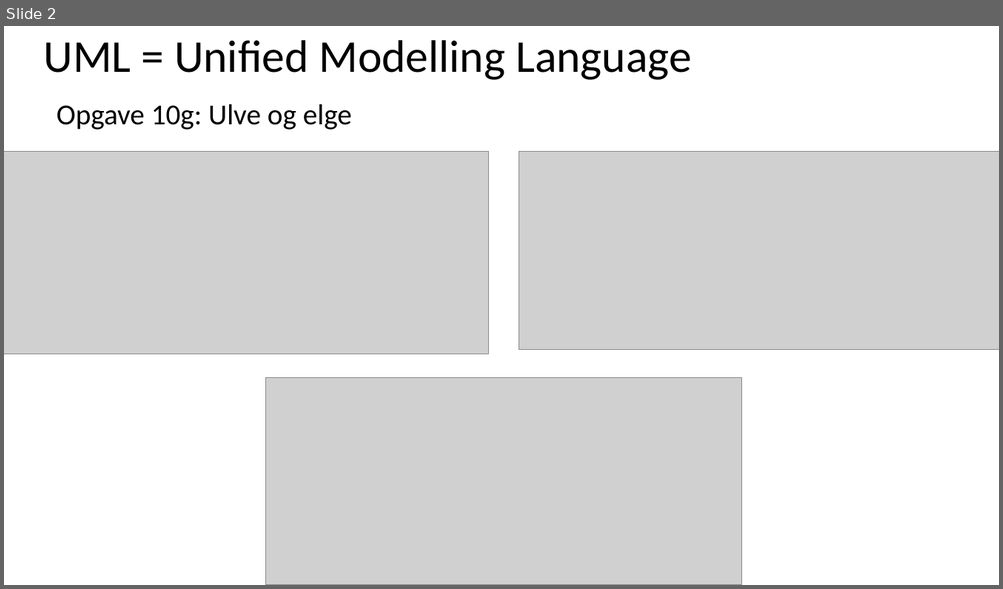
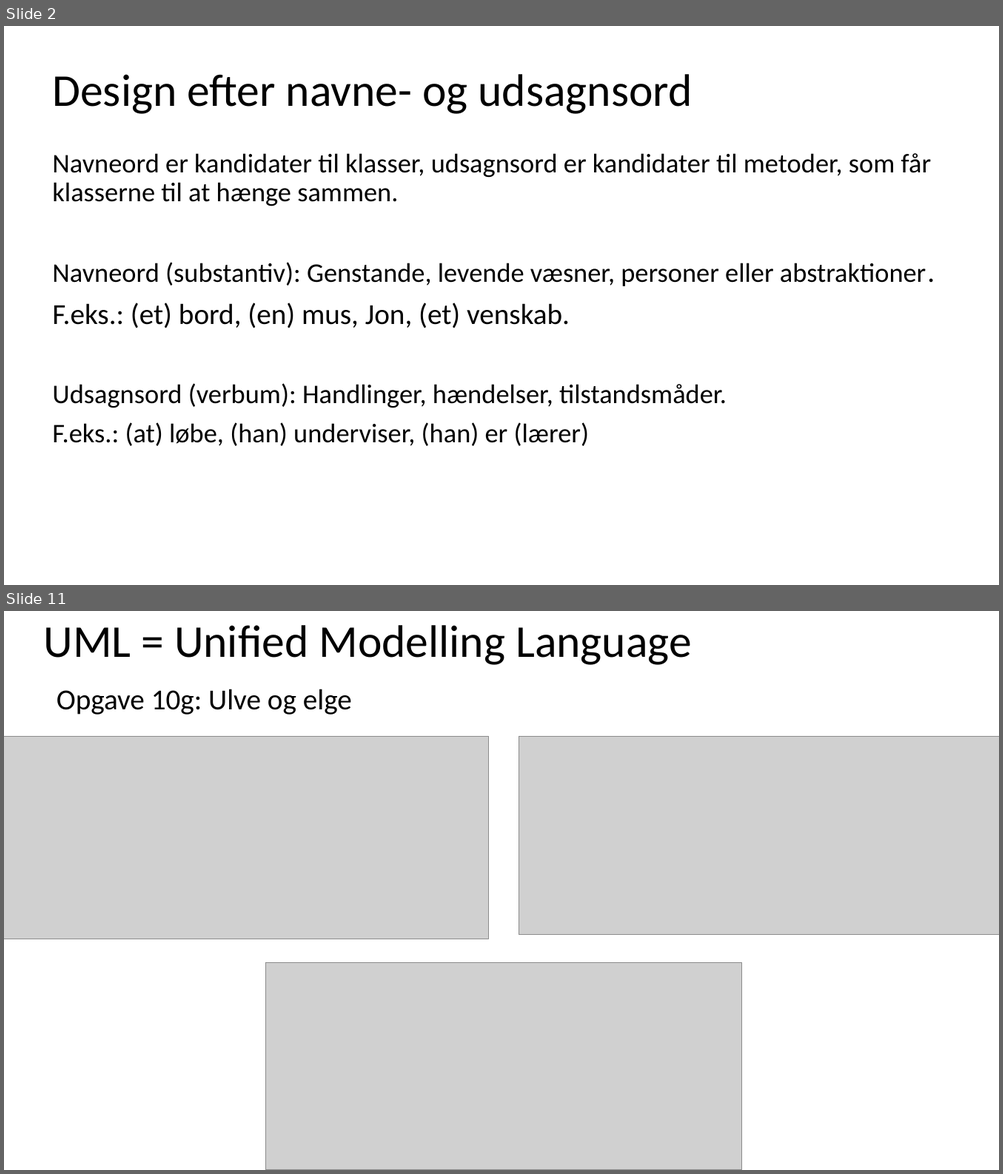
Before and after one commit to fisterloegsovs/pop22, a slide deck: lectures/13.1-3/lecture13.2.pptx. Shown one above the other, each under a label of ours: slide 2 before the commit, slides 2 and 11 after it; the slides between them are not shown. The pictures are 1003x589 and 1003x1174 pixels, drawn with LibreOffice and Linux fonts; fonts in the diff are those of the drawing; grey boxes stand for pictures. Boxes give left, top, right and bottom in pixels: in the first picture for what was removed or moved away, otherwise in the second. Text is boxed around its words. In the diff, an @@ line names an element or a change of style, - is before the commit and + after.

```diff
--- a/lectures/13.1-3/lecture13.2.pptx
+++ b/lectures/13.1-3/lecture13.2.pptx
@@ slide 2 added at (4, 26, 999, 585), background #FFFFFF @@
@@ title added at (52, 74, 692, 114), 44 pt, text #000000 @@
+Design efter navne- og udsagnsord
@@ text added at (52, 153, 931, 446), 26 pt, text #000000 @@
+Navneord er kandidater til klasser, udsagnsord er kandidater til metoder, som får klasserne til at hænge sammen.
+Navneord (substantiv): Genstande, levende væsner, personer eller abstraktioner.
+F.eks.: (et) bord, (en) mus, Jon, (et) venskab.
+Udsagnsord (verbum): Handlinger, hændelser, tilstandsmåder.
+F.eks.: (at) løbe, (han) underviser, (han) er (lærer)
@@ what was slide 2 is now slide 11 @@
```
Also in this commit, not shown: 1 slide changed, 8 other slides added, 5 other files.
